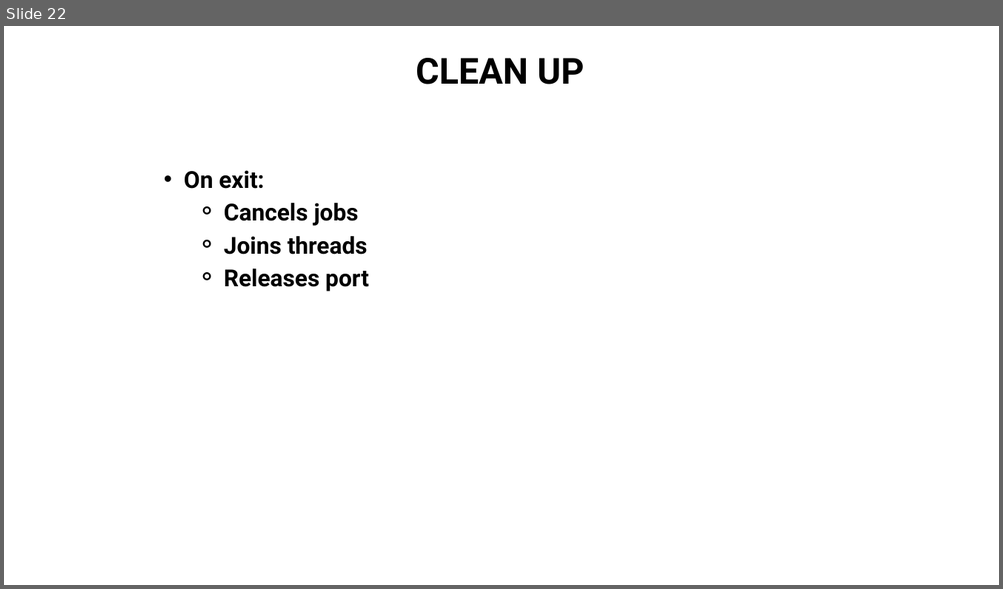
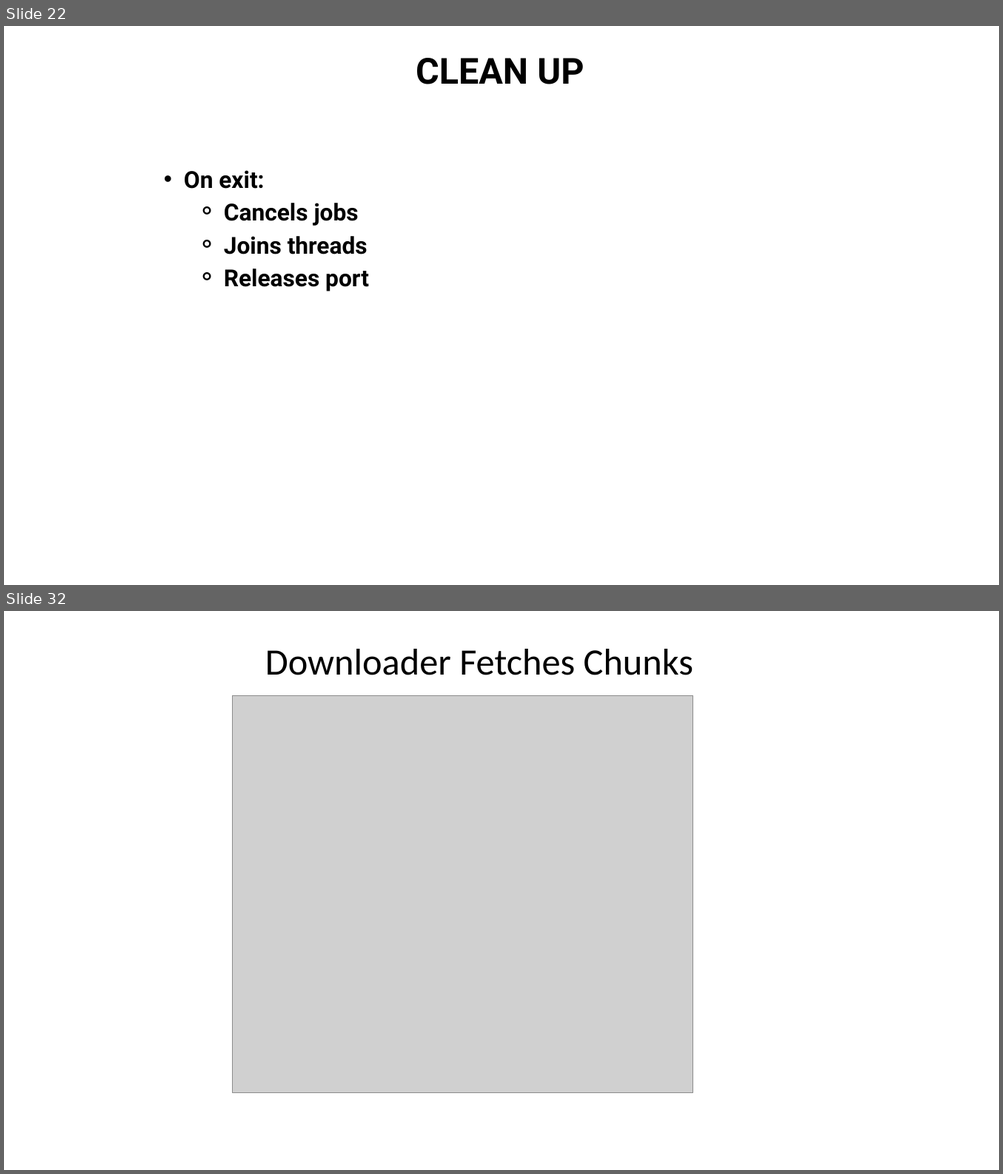
Before and after one commit to delacruzmarylynn/app, a slide deck: Seed App.pptx. Shown one above the other, each under a label of ours: slide 22 before the commit, slides 22 and 32 after it; the slides between them are not shown. The pictures are 1003x589 and 1003x1174 pixels, drawn with LibreOffice and Linux fonts; fonts in the diff are those of the drawing; grey boxes stand for pictures. Boxes give left, top, right and bottom in pixels: in the first picture for what was removed or moved away, otherwise in the second. Text is boxed around its words. In the diff, an @@ line names an element or a change of style, - is before the commit and + after.

```diff
--- a/Seed App.pptx
+++ b/Seed App.pptx
@@ slide 32 added at box(4, 611, 999, 1170), background #FFFFFF @@
@@ text added at box(265, 649, 693, 675), 54 pt, text #000000 @@
+Downloader Fetches Chunks
@@ picture added at box(232, 696, 692, 1093) @@
```
Also in this commit, not shown: 13 other slides added, 5 other files.
